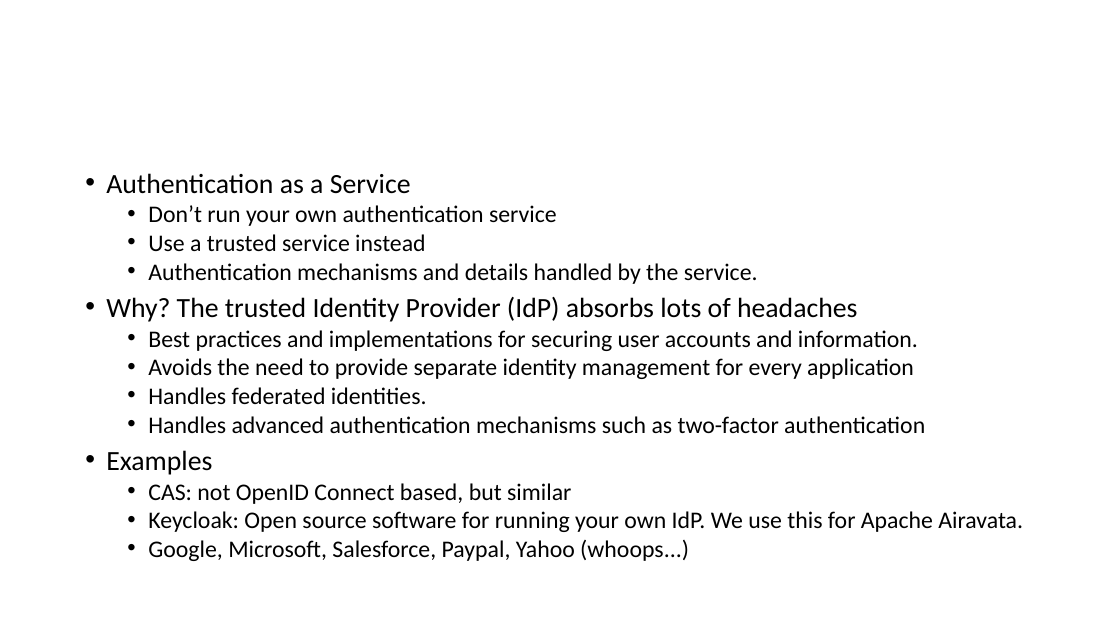
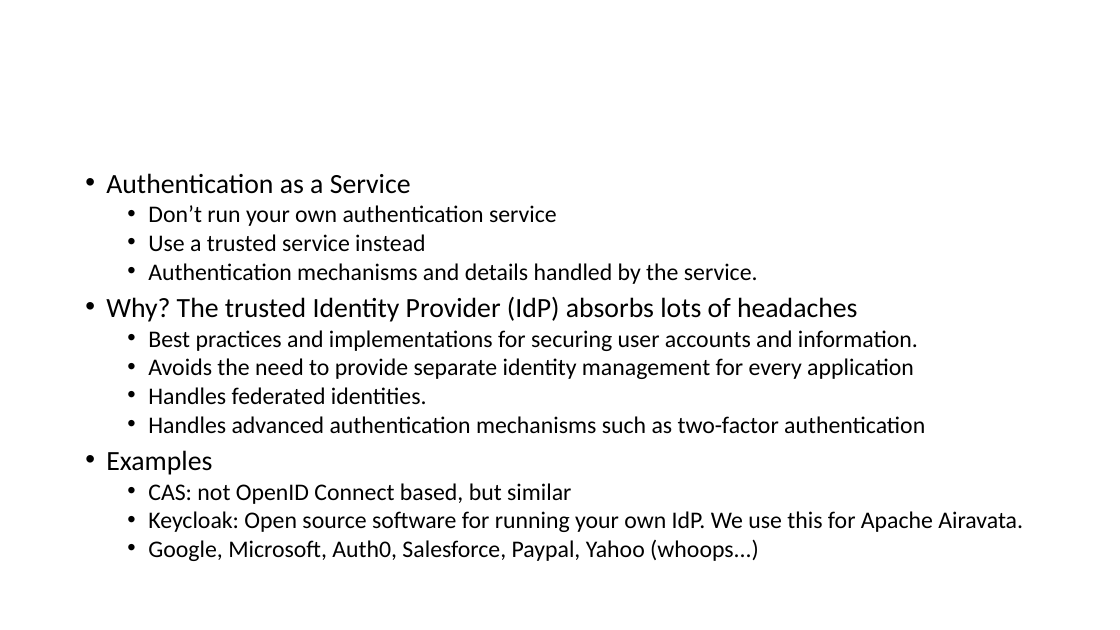
Before and after one commit to airavata-courses/airavata-courses.github.io, a slide deck: slide 38 of fall2017/slides/Fall2017-OAuth2-OIDC.pptx (slide 26 before the commit). Drawn at 1120x630 pixels with LibreOffice and Linux fonts; fonts in the diff are those of the drawing. Boxes give left, top, right and bottom in pixels: in the first picture for what was removed or moved away, otherwise in the second. Text is boxed around its words. In the diff, an @@ line names an element or a change of style, - is before the commit and + after.

```diff
--- a/fall2017/slides/Fall2017-OAuth2-OIDC.pptx
+++ b/fall2017/slides/Fall2017-OAuth2-OIDC.pptx
@@ text at bbox=[148, 539, 759, 561]: text changed @@
-  • Google, Microsoft, Salesforce, Paypal, Yahoo (whoops...)
+  • Google, Microsoft, Auth0, Salesforce, Paypal, Yahoo (whoops...)
```
Also in this commit, not shown: 15 other slides changed, 15 slides added, 1 slide removed, 2 other files.
